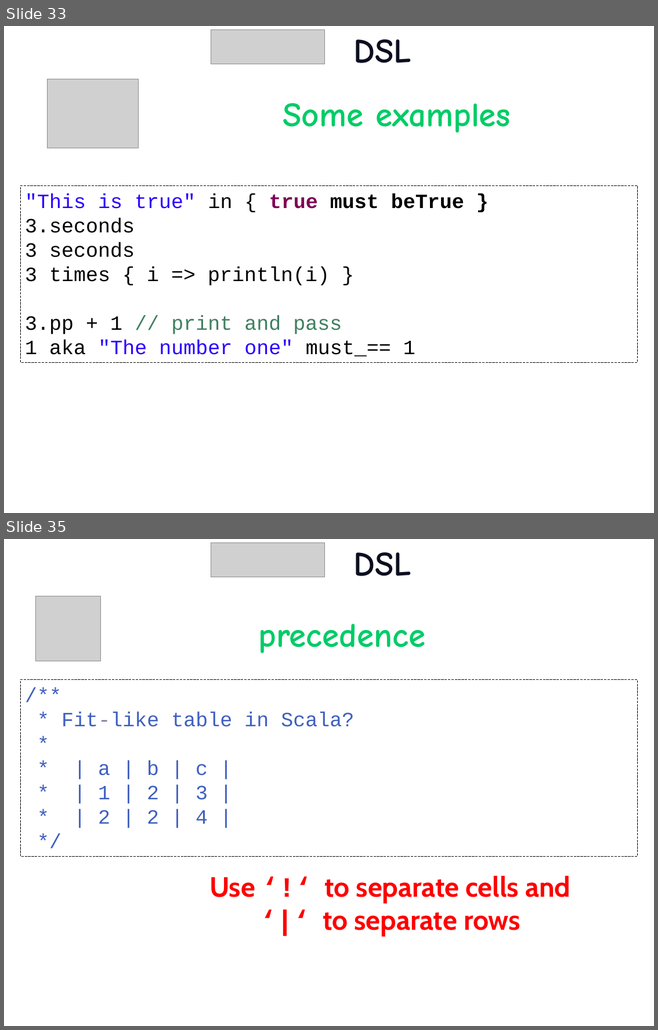
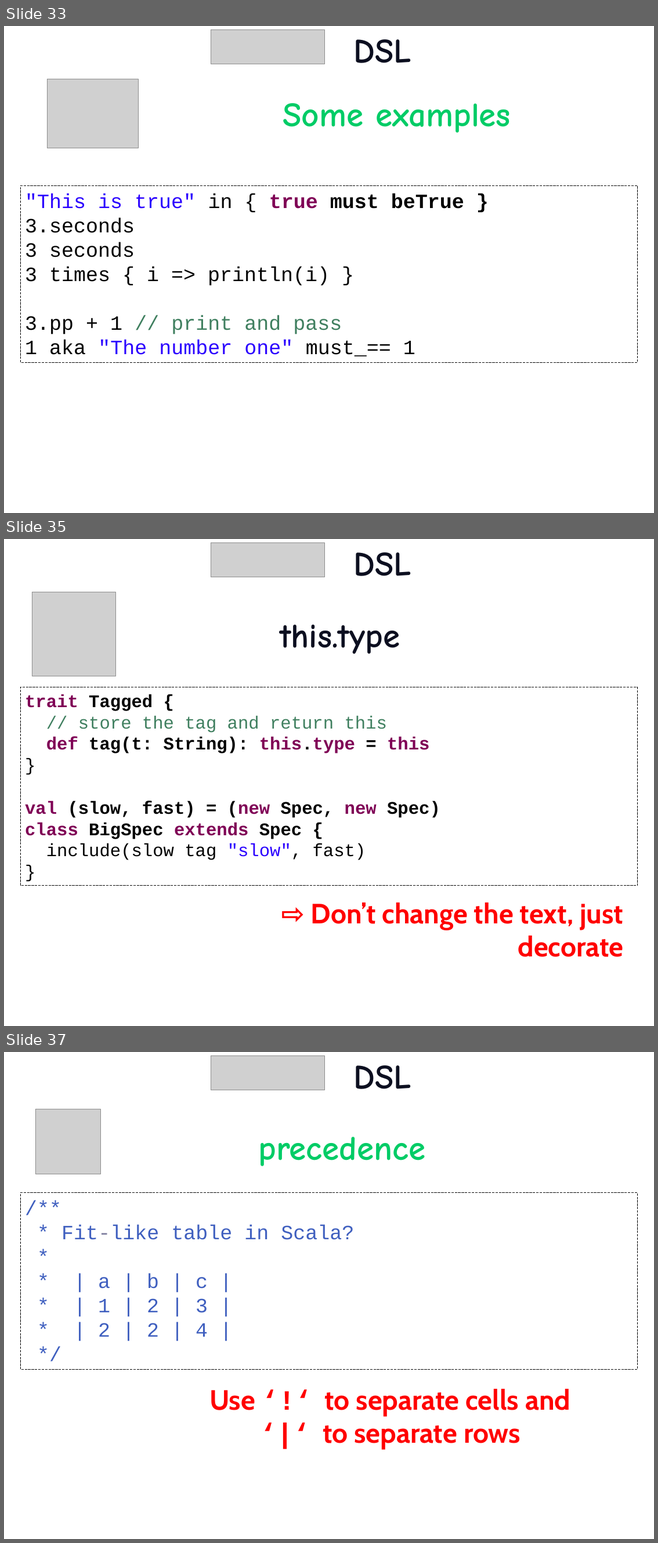
Before and after one commit to etorreborre/oscon-2010, a slide deck: src/main/resources/oscon_2010_specs.pptx. Shown one above the other, each under a label of ours: slides 33 and 35 before the commit, slides 33, 35 and 37 after it; the slides between them are not shown. The pictures are 658x1030 and 658x1543 pixels, drawn with LibreOffice and Linux fonts; fonts in the diff are those of the drawing; grey boxes stand for pictures; background and template pictures are left out. Boxes give left, top, right and bottom in pixels: in the first picture for what was removed or moved away, otherwise in the second. Text is boxed around its words. In the diff, an @@ line names an element or a change of style, - is before the commit and + after.

```diff
--- a/src/main/resources/oscon_2010_specs.pptx
+++ b/src/main/resources/oscon_2010_specs.pptx
@@ slide 35 added at bbox=[4, 539, 654, 1026], background picture (left out) @@
@@ picture added at bbox=[211, 542, 325, 577] @@
@@ title added at bbox=[354, 552, 411, 576], 54 pt, text #0C0F20, bold @@
+DSL
@@ picture added at bbox=[32, 592, 115, 676] @@
@@ text added at bbox=[280, 624, 400, 654], 54 pt, text #0C0F20, bold @@
+this.type
@@ rectangle added at bbox=[20, 687, 637, 886], outline #000000 0.75 pt dashed, 28 pt, text #000000, bold @@
+trait Tagged {
+// store the tag and return this
+def tag(t: String): this.type = this
+}
+val (slow, fast) = (new Spec, new Spec)
+class BigSpec extends Spec {
+include(slow tag "slow", fast)
+}
@@ text added at bbox=[311, 903, 623, 957], 44 pt, text #FF0000, bold @@
+⇨ Don’t change the text, just decorate
@@ what was slide 35 is now slide 37 @@
```
Also in this commit, not shown: 1 slide changed, 2 other slides added, 1 other file.
